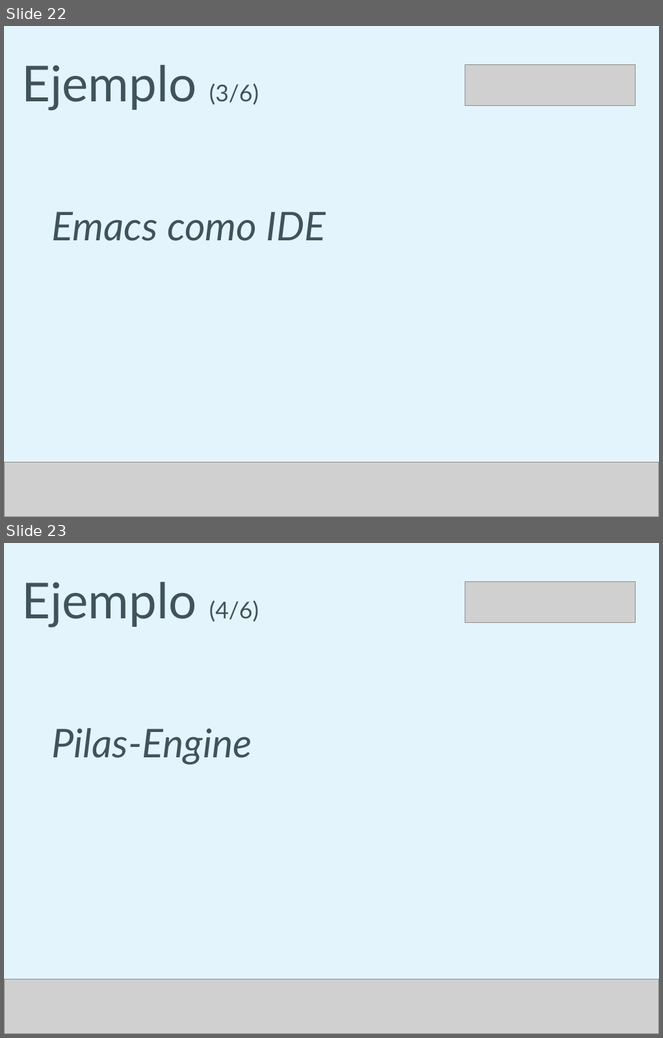
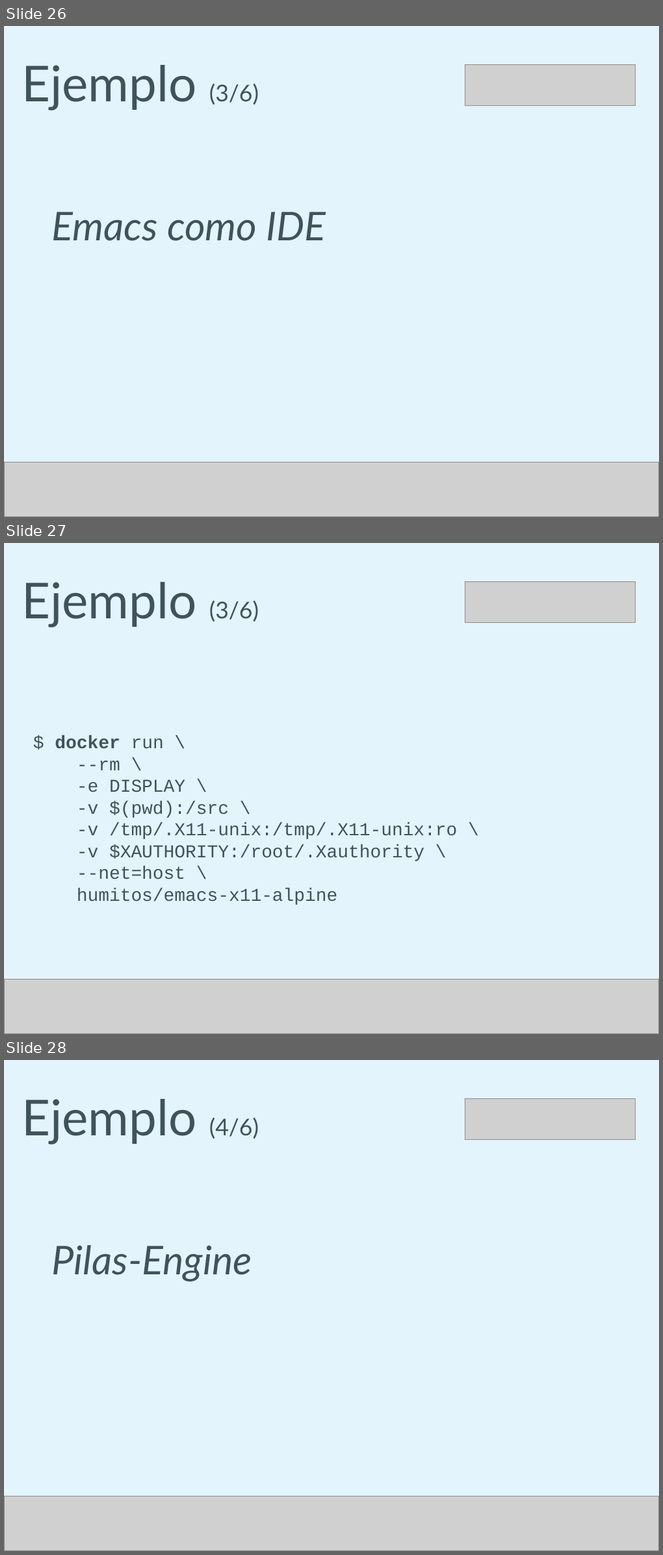
Before and after one commit to humitos/docker-workshop, a slide deck: talk/docker.odp. Shown one above the other, each under a label of ours: slides 22 and 23 before the commit, slides 26, 27 and 28 after it. The pictures are 663x1038 and 663x1555 pixels, drawn with LibreOffice and Linux fonts; fonts in the diff are those of the drawing; grey boxes stand for pictures. Boxes give left, top, right and bottom in pixels: in the first picture for what was removed or moved away, otherwise in the second. Text is boxed around its words. In the diff, an @@ line names an element or a change of style, - is before the commit and + after.

```diff
--- a/talk/docker.odp
+++ b/talk/docker.odp
@@ slide 27 added at <box>4,543,659,1034</box>, background #E4F4FD @@
@@ text added at <box>22,582,259,627</box>, 60 pt, text #3F535A @@
+Ejemplo (3/6)
@@ picture added at <box>466,582,636,623</box> @@
@@ text added at <box>55,735,457,905</box>, 22 pt, text #3F535A @@
+$ docker run \
+--rm \
+-e DISPLAY \
+-v $(pwd):/src \
+-v /tmp/.X11-unix:/tmp/.X11-unix:ro \
+-v $XAUTHORITY:/root/.Xauthority \
+--net=host \
+humitos/emacs-x11-alpine
@@ picture added at <box>4,980,659,1034</box> @@
@@ what was slide 22 is now slide 26 @@
@@ what was slide 23 is now slide 28 @@
```
Also in this commit, not shown: 4 slides changed, 6 other slides added, 1 slide removed.
